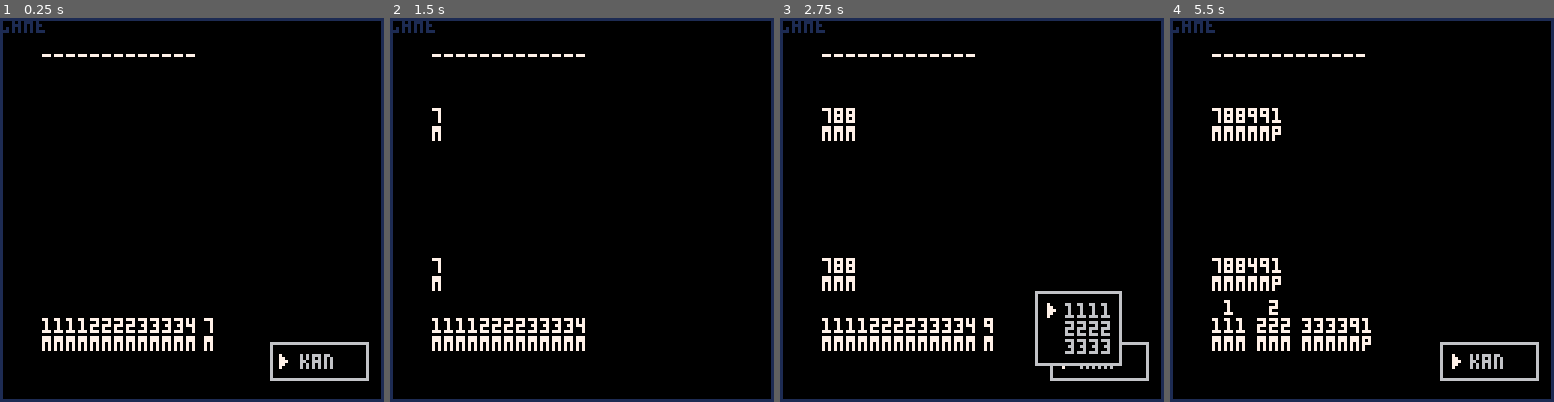
Above: before the commit, frames 1-4 (left to right).
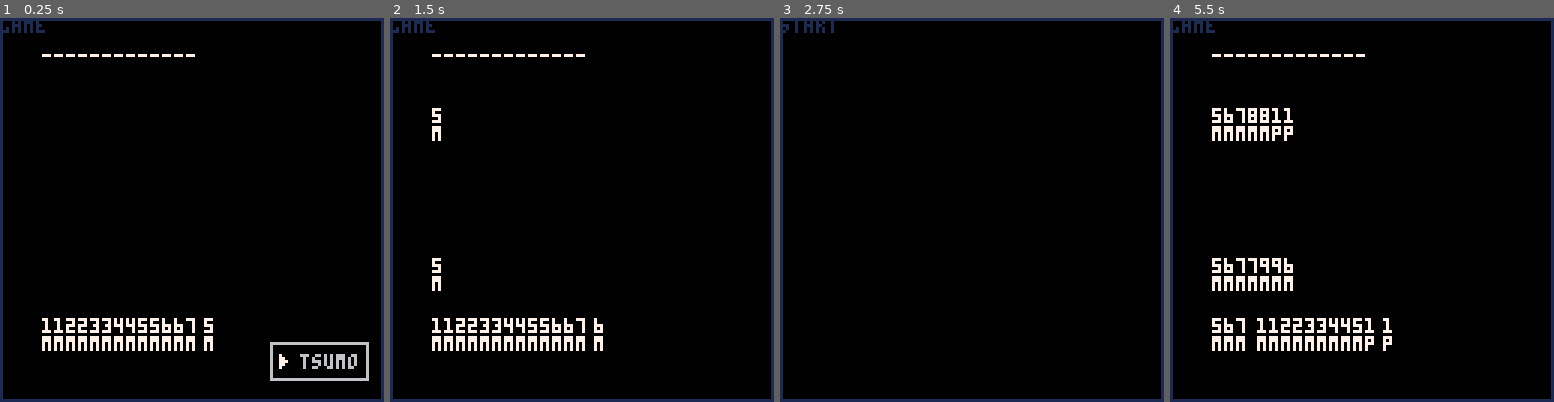
Above: after the commit, the same moments.

Repository: lychees/pico8-workshop
Game: PICO-8 cartridge mahjong.p8
Two runs of this game, one before a commit and one after it. Both use one fixed random seed, a clock stepped at 60 frames per second and the inputs below.
Inputs:
- Up to frame 1 (0.25 s): no input
- Up to frame 2 (1.5 s): tap X (X key) at 0.33, 1.07 s; tap O (Z key) at 0.7 s
- Up to frame 3 (2.75 s): hold Right 1.6-2.1 s; tap O (Z key) at 1.7, 2.1, 2.5 s; tap X (X key) at 1.85 s; hold Up 2.15-2.42 s; hold Right from 2.47 s (still down)
- Up to frame 4 (5.5 s): tap O (Z key) every 0.4 s from 2.9 to 5.3 s; tap X (X key) at 2.97, 4.08, 5.2 s; release Right at 3.03 s; hold Left 3.08-3.58 s; hold Down 3.63-3.97 s; hold Right 4.02-4.68 s; hold Up 4.73-5.03 s; hold Left from 5.08 s (still down)

The runs differ from the first frame. In frame 1, 0.6% of the frame differs, in the area x 17-93%, y 78-92%; in frame 2, 0.5%; in frame 3, 4.9%, in the area x 0-97%, y 0-95%; in frame 4, 2.9%.

Commit message:
rearannge chii order

Diff:
--- a/mahjong.p8
+++ b/mahjong.p8
@@ -23,7 +23,7 @@
     end
   end
   game_scene.root.update = function(self)
-    local hill = {1,1,1,1,2,2,2,2,3,3,3,3,4,4,4,4,5,5}
+    local hill = {1,1,2,2,3,3,4,4,5,5,6,6,7,7,8,8,9,9,1,1,2,2,3,3,4,4,5,5,6,6,7,7,8,9}
     local p1 = player:new()
     local p2 = player:new()
 
@@ -171,7 +171,6 @@
     self.sub_naki = function(self)
       p1.sub_options:update()
       if btnp(4) then
-        --[[
         sfx(0)
         local op = p1.options[p1.options.active_index]
         local opp = p1.sub_options[p1.sub_options.active_index]
@@ -191,7 +190,6 @@
         p1.hand.flashing = true
         game_scene.animations.twinkle = twinkle:new(nil,p1.hand,20)
         self.update = self.player_select_tile_to_discard
-        --]]
       end
 
       if btnp(5) then
@@ -263,11 +261,10 @@
       if #kantsus > 0 then
         add(p1.options, {text="kan", cmd=p1.ankan, param=kantsus})
       end
+      if any_koutsu(p2.count, d) then
+        add(p1.options, {text="pon", cmd=p1.pon, param=d})
+      end
       --[[ richii?
-      if any_koutsu(p2.count, d) then
-        --if true then
-        add(p1.options, {text="pon", cmd=p1.pon, param=d})
-      end
       --]]
       if #p1.options > 0 then
         p1.options.target = d
@@ -458,9 +455,10 @@
   setmetatable(o, self)
   self.__index = self
   o.hand = {}
+  o.count = {}
   o.river = {}
   o.fuuro = {}
-  o.count = {}
+  o.ankans = {}
   return o
 end
 function player:add(t)
@@ -635,18 +633,18 @@
   if h > 27 then
     return false
   end
-  if (any_shuntsu_start_with(c, h)) then
-    add(options, h)
-  end
   if (h ~= 1 and h ~= 10 and h ~= 19) then
-    if (any_shuntsu_start_with(c, h-1)) then
-      add(options, h-1)
-    end
     if (h ~= 2 and h ~= 11 and h ~= 20) then
       if (any_shuntsu_start_with(c, h-2)) then
         add(options, h-2)
       end
     end
+    if (any_shuntsu_start_with(c, h-1)) then
+      add(options, h-1)
+    end
+  end
+  if (any_shuntsu_start_with(c, h)) then
+    add(options, h)
   end
   return #options > 0
 end
